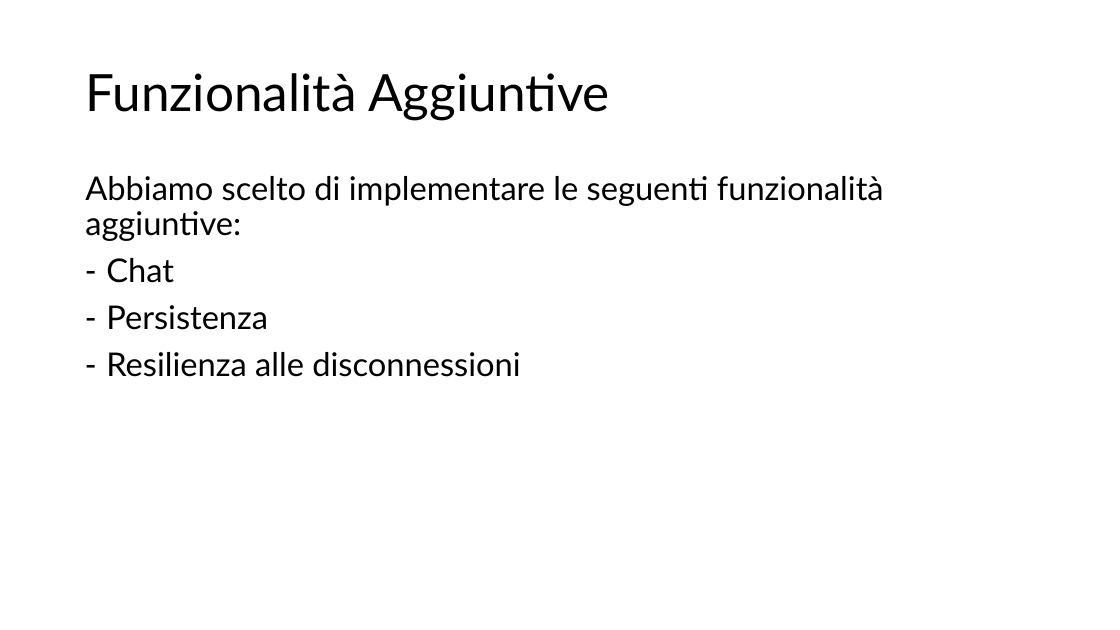
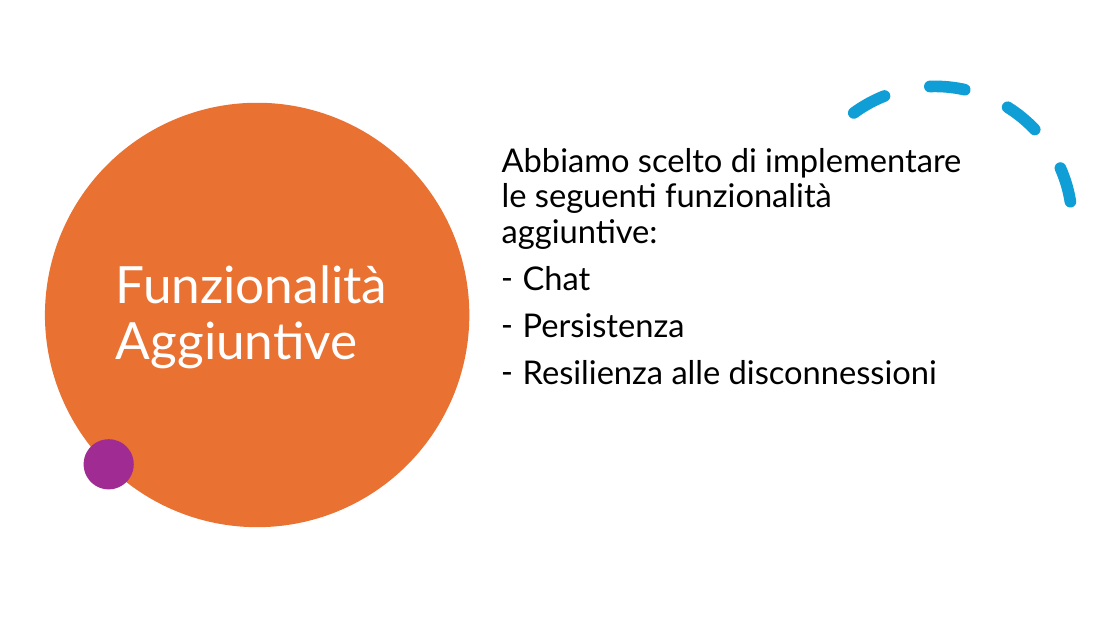
Before and after one commit to Ago19pc/IS24-AM04, a slide deck: slide 2 of deliveries/Codex Naturalis.pptx. Drawn at 1120x630 pixels with LibreOffice and Linux fonts; fonts in the diff are those of the drawing. Boxes give left, top, right and bottom in pixels: in the first picture for what was removed or moved away, otherwise in the second. Text is boxed around its words. In the diff, an @@ line names an element or a change of style, - is before the commit and + after.

```diff
--- a/deliveries/Codex Naturalis.pptx
+++ b/deliveries/Codex Naturalis.pptx
@@ arc (boxed as its full ellipse) added at (748, 36, 1120, 411), outline #0F9ED5 10 pt dashed @@
@@ ellipse added at (45, 103, 469, 527), fill #E97132 @@
@@ title "Funzionalità Aggiuntive": place and size @@
-title "Funzionalità Aggiuntive" at (85, 73, 610, 120)
+title "Funzionalità Aggiuntive" at (116, 265, 387, 369)
@@ title "Funzionalità Aggiuntive" at (116, 265, 387, 369): text colour #000000 to #FFFFFF @@
@@ text "Abbiamo scelto di implementare le ..." rewrapped from (85, 176, 884, 377) to (502, 148, 961, 385) @@
@@ ellipse added at (84, 439, 134, 490), fill #A02B93 @@
```
Also in this commit, not shown: 7 other slides changed, 5 slides added, 4 slides removed.
